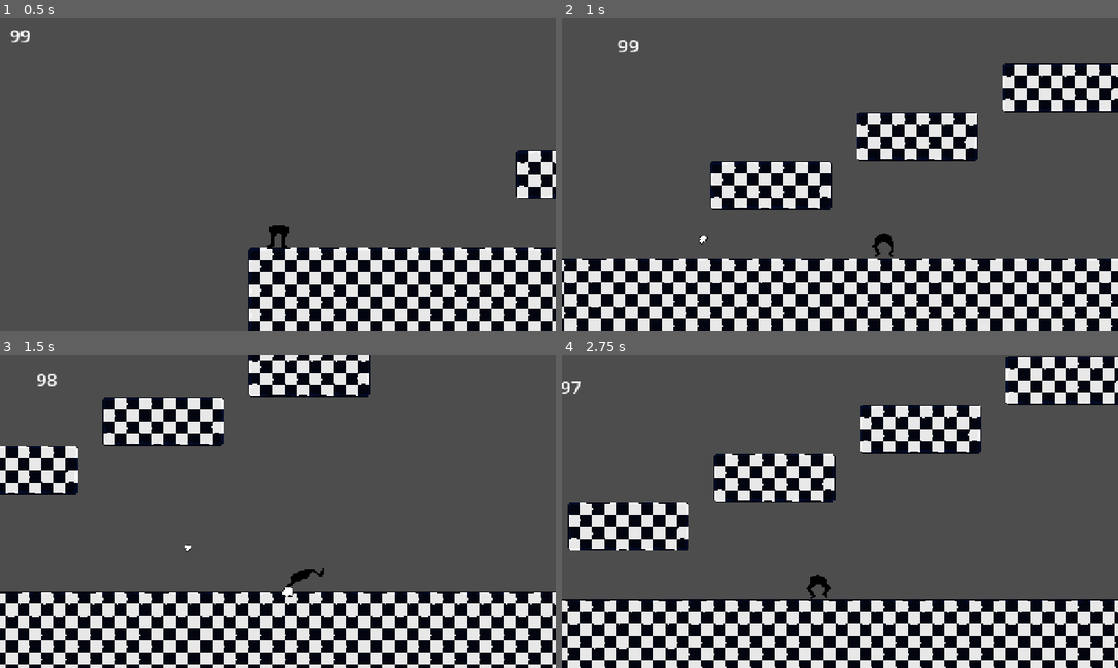
Above: before the commit, frames 1-4 (two rows, left to right).
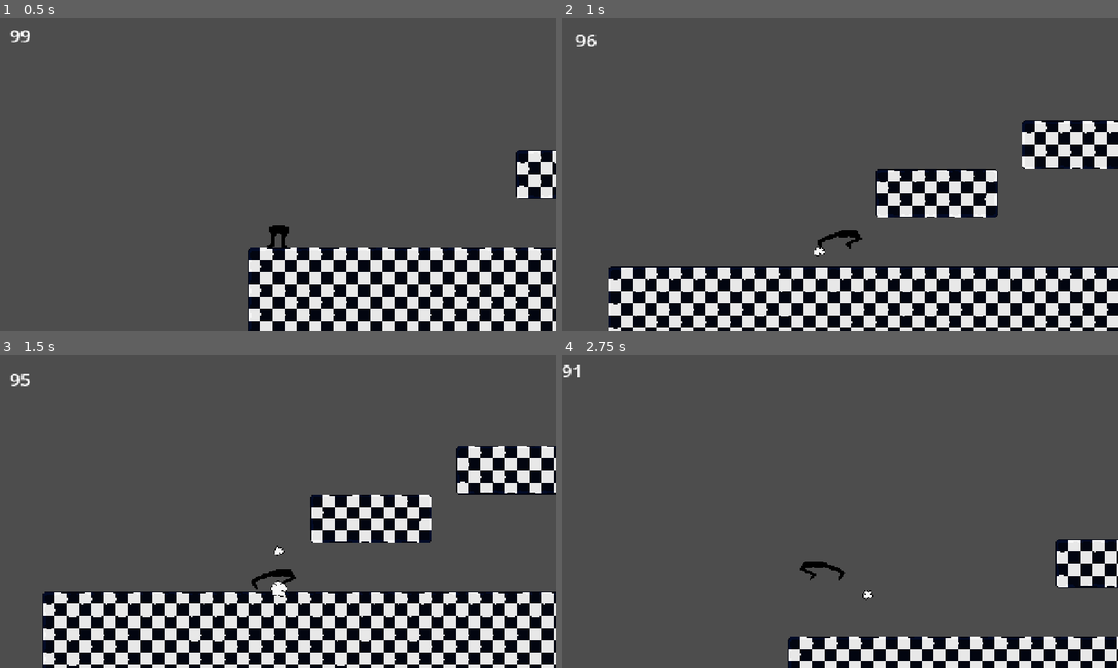
Above: after the commit, the same moments.

Repository: R3pak/GMTK-Game-Jam-2026
Game: Godot game, scene res://scenes/main.tscn
Two runs of this game, one before a commit and one after it. Both use one fixed random seed, a clock stepped at 60 frames per second and the inputs below.
Inputs:
- Up to frame 1 (0.5 s): no input
- Up to frame 2 (1 s): tap Enter at 0.5 s; hold D (right) from 0.53 s (still down); hold Shift (run) from 0.53 s (still down); tap E (dash) at 0.6 s; tap Space (jump) at 0.77 s
- Up to frame 3 (1.5 s): keep holding D (right); tap Space (jump) at 1.07 s; release Shift (run) at 1.28 s; tap Shift (run) at 1.35 s
- Up to frame 4 (2.75 s): tap Space (jump) at 1.52, 1.55, 1.82, 2.1 s; release D (right) at 2.03 s; hold A (left) from 2.03 s (still down); tap E (dash) at 2.3 s

Frame 1 is identical in both runs. In frame 2, 31% of the frame differs, in the area x 0-100%, y 5-100%; in frame 3, 37%, in the area x 0-100%, y 0-100%; in frame 4, 36%.

Commit message:
Hurtboxes + Dust Animation
Added functional hurtboxes that knock you back and stun you on impact (aside from damaging you), and added a dust trail animation for when you walk to increase spiciness.

Diff:
--- a/scenes/dust.tscn
+++ b/scenes/dust.tscn
@@ -5,31 +5,31 @@
 
 [sub_resource type="AtlasTexture" id="AtlasTexture_n7s5k"]
 atlas = ExtResource("1_c43mm")
-region = Rect2(0, 0, 24, 21)
+region = Rect2(0, 0, 30, 25)
 
 [sub_resource type="AtlasTexture" id="AtlasTexture_sse1k"]
 atlas = ExtResource("1_c43mm")
-region = Rect2(24, 0, 24, 21)
+region = Rect2(30, 0, 30, 25)
 
 [sub_resource type="AtlasTexture" id="AtlasTexture_1kmfj"]
 atlas = ExtResource("1_c43mm")
-region = Rect2(48, 0, 24, 21)
+region = Rect2(60, 0, 30, 25)
 
 [sub_resource type="AtlasTexture" id="AtlasTexture_5s2k0"]
 atlas = ExtResource("1_c43mm")
-region = Rect2(72, 0, 24, 21)
+region = Rect2(90, 0, 30, 25)
 
 [sub_resource type="AtlasTexture" id="AtlasTexture_popga"]
 atlas = ExtResource("1_c43mm")
-region = Rect2(96, 0, 24, 21)
+region = Rect2(120, 0, 30, 25)
 
 [sub_resource type="AtlasTexture" id="AtlasTexture_d3qkf"]
 atlas = ExtResource("1_c43mm")
-region = Rect2(120, 0, 24, 21)
+region = Rect2(150, 0, 30, 25)
 
 [sub_resource type="AtlasTexture" id="AtlasTexture_hnd3e"]
 atlas = ExtResource("1_c43mm")
-region = Rect2(144, 0, 24, 21)
+region = Rect2(180, 0, 30, 25)
 
 [sub_resource type="SpriteFrames" id="SpriteFrames_g4v7s"]
 animations = [{
--- /dev/null
+++ b/scenes/hurtbox.tscn
@@ -0,0 +1,12 @@
+[gd_scene format=3 uid="uid://bh5vakkl0fugn"]
+
+[ext_resource type="Script" uid="uid://0a3k4ifa1ocp" path="res://scripts/hurtbox.gd" id="1_ksusc"]
+
+[sub_resource type="RectangleShape2D" id="RectangleShape2D_g4v7s"]
+size = Vector2(10, 18)
+
+[node name="Hurtbox" type="Area2D" unique_id=497400497]
+script = ExtResource("1_ksusc")
+
+[node name="CollisionShape2D" type="CollisionShape2D" parent="." unique_id=618597481]
+shape = SubResource("RectangleShape2D_g4v7s")
--- a/scenes/main.tscn
+++ b/scenes/main.tscn
@@ -2,6 +2,7 @@
 
 [ext_resource type="Texture2D" uid="uid://c813j477a6h7n" path="res://graphics/tiles/Countdown_Tileset.png" id="1_o5qli"]
 [ext_resource type="PackedScene" uid="uid://b87hq2kmyp5ee" path="res://scenes/player.tscn" id="2_0wfyh"]
+[ext_resource type="PackedScene" uid="uid://bh5vakkl0fugn" path="res://scenes/hurtbox.tscn" id="3_sugp2"]
 
 [sub_resource type="TileSetAtlasSource" id="TileSetAtlasSource_0wfyh"]
 texture = ExtResource("1_o5qli")
@@ -80,3 +81,8 @@
 
 [node name="Player" parent="Entities" unique_id=1797269713 instance=ExtResource("2_0wfyh")]
 position = Vector2(39, -46)
+
+[node name="Hurtboxes" type="Node2D" parent="." unique_id=750685257]
+
+[node name="Hurtbox" parent="Hurtboxes" unique_id=497400497 instance=ExtResource("3_sugp2")]
+position = Vector2(214, -19)
--- a/scenes/player.tscn
+++ b/scenes/player.tscn
@@ -226,6 +226,11 @@
 "name": &"fall",
 "speed": 20.0
 }, {
+"frames": [],
+"loop": 1,
+"name": &"hurt",
+"speed": 5.0
+}, {
 "frames": [{
 "duration": 1.0,
 "texture": SubResource("AtlasTexture_y4r1p")
@@ -376,11 +381,11 @@
 [node name="Sprite" type="AnimatedSprite2D" parent="." unique_id=1825013061]
 position = Vector2(-8, 0)
 sprite_frames = SubResource("SpriteFrames_3vyb7")
-animation = &"dash"
+animation = &"hurt"
 autoplay = "idle"
 
 [node name="Marker2D" type="Marker2D" parent="." unique_id=739926497]
-position = Vector2(0, 46)
+position = Vector2(0, 42)
 
 [node name="CollisionShape2D" type="CollisionShape2D" parent="." unique_id=2139048532]
 position = Vector2(0, 31)
@@ -413,6 +418,9 @@
 wait_time = 0.25
 one_shot = true
 
+[node name="StunTimer" type="Timer" parent="." unique_id=375350967]
+one_shot = true
+
 [node name="StepAudio" type="AudioStreamPlayer2D" parent="." unique_id=1883613659]
 stream = ExtResource("8_smehm")
 panning_strength = 3.0
@@ -420,3 +428,4 @@
 [connection signal="timeout" from="DashCd" to="." method="_on_dash_cd_timeout"]
 [connection signal="timeout" from="HealthTimer" to="." method="_on_health_timer_timeout"]
 [connection signal="timeout" from="DustTimer" to="." method="_on_dust_timer_timeout"]
+[connection signal="timeout" from="StunTimer" to="." method="_on_stun_timer_timeout"]
--- /dev/null
+++ b/scripts/hurtbox.gd
@@ -0,0 +1,13 @@
+extends Area2D
+
+@export var damage: float = 3.0
+
+func _ready() -> void:
+	body_entered.connect(_on_body_entered)
+
+func _on_body_entered(body: Node) -> void:
+	if body.has_method("take_damage"):
+		var knockback_dir: float = sign(body.global_position.x - global_position.x)
+		if knockback_dir == 0.0:
+			knockback_dir = 1.0
+		body.take_damage(damage, knockback_dir)
--- a/scripts/player.gd
+++ b/scripts/player.gd
@@ -23,6 +23,9 @@
 
 # HEALTH VARS
 var health: int
+var stunned: bool = false
+var knockback_force: float = 600.0
+var knockback_up: float = 300.0
 
 # DUST VARS
 var dusty: bool
@@ -39,13 +42,15 @@
 		velocity.y += get_gravity_value() * delta
 	x_input = Input.get_action_strength("right") - Input.get_action_strength("left")
 
-	if not dashing:
+	if not dashing and not stunned:
 		if x_input == 0:
 			velocity.x = move_toward(velocity.x, 0.0, friction * speed * delta)
 		elif is_running:
 			velocity.x = lerp(velocity.x, x_input * speed, delta * acc)
 		else:
 			velocity.x = x_input * speed
+	elif stunned:
+		velocity.x = move_toward(velocity.x, 0.0, friction * speed * delta)
 
 	if dusty:
 		var instance = dustscene.instantiate()
@@ -94,6 +99,10 @@
 		speed *= accfs
 
 func animation():
+	if stunned:
+		if $Sprite.animation != "hurt":
+			$Sprite.play("hurt")
+		return
 	if dashing:
 		return
 	if not is_on_floor():
@@ -118,7 +127,7 @@
 	if x_input != 0:
 		$Sprite.flip_h = x_input < 0
 
-func _on_sprite_animation_finished() -> void:  # NEW
+func _on_sprite_animation_finished() -> void:
 	if $Sprite.animation == "dash":
 		dashing = false
 
@@ -151,3 +160,18 @@
 		spawn_dust()
 	else:
 		$DustTimer.stop()
+
+func take_damage(amount: float, knockback_dir: float) -> void:
+	var remaining: float = $HealthTimer.time_left - amount
+	if remaining <= 0.0:
+		die()
+		return
+	$HealthTimer.start(remaining)
+
+	stunned = true
+	velocity.x = knockback_dir * knockback_force
+	velocity.y = -knockback_up
+	$StunTimer.start()
+
+func _on_stun_timer_timeout() -> void:
+	stunned = false
Binary file changed: graphics/sprites/dust.png
Not shown, added: scripts/hurtbox.gd.uid
